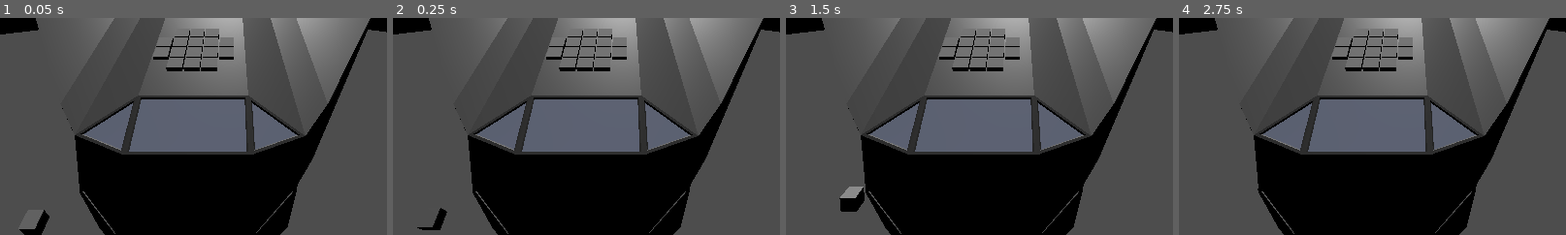
Above: before the commit, frames 1-4 (left to right).
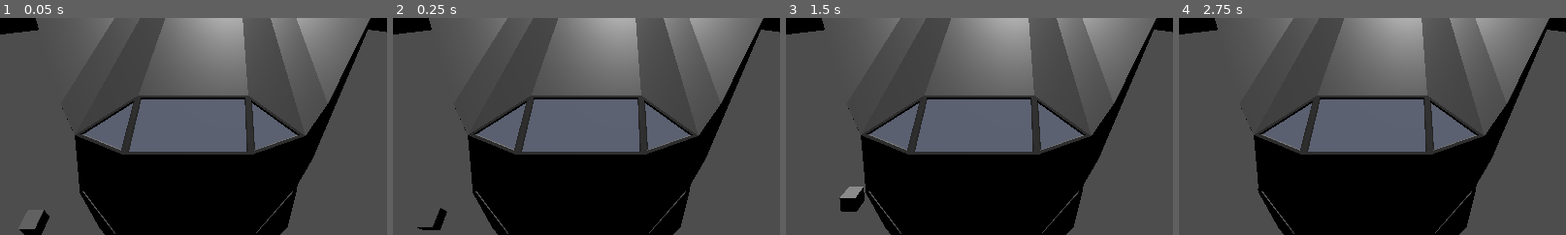
Above: after the commit, the same moments.

Repository: Xwilarg/LudumDare54
Game: Godot game, scene res://Scenes/Main.tscn
Same seed, same stepped clock (60 frames per second), same inputs: the game is played once before the commit and once after it.
Inputs:
- Up to frame 1 (0.05 s): no input
- Up to frame 2 (0.25 s): no input
- Up to frame 3 (1.5 s): click "Test" at 0.5 s; click "Test" at 1.25 s
- Up to frame 4 (2.75 s): click "Test" at 2 s
The pictures show only the part of the screen within x 20-70%, y 50-100%; the shares and areas given below are measured in that part.

The runs differ from the first frame. In frame 1, 1.0% of the frame differs, in the area x 39-61%, y 4-25%; in frame 2, 1.0%; in frame 3, 1.0%; in frame 4, 1.0%.
Error after the commit: Invalid call. Nonexistent function 'map' in base 'Nil'. (res://Scripts/GridManager.gd:9)

Commit message:
Add a new grid to ship

Diff:
--- a/Scenes/Main.tscn
+++ b/Scenes/Main.tscn
@@ -25,15 +25,23 @@
 .XXX."
 
 [node name="CollisionShape3D" type="CollisionShape3D" parent="spaceship"]
+[node name="Grid2" type="Node3D" parent="spaceship"]
+transform = Transform3D(1, 0, 0, 0, 1, 0, 0, 0, 1, -10, 0, 0)
+script = ExtResource("3_u2myk")
+raw_shape = "XX
+XX
+XX
+XX"
 
 [node name="DirectionalLight3D" type="DirectionalLight3D" parent="."]
 transform = Transform3D(1, 0, 0, 0, -0.907668, 0.41969, 0, -0.41969, -0.907668, 0, 46.1794, 0)
 
 [node name="Camera3D" type="Camera3D" parent="."]
 transform = Transform3D(1, 0, 0, 0, 0.84202, 0.539447, 0, -0.539447, 0.84202, 2.08535, 20.1394, 20.5378)
+current = true
 
 [node name="GridManager" parent="." node_paths=PackedStringArray("grid_ref") instance=ExtResource("2_obdl2")]
-grid_ref = NodePath("../spaceship/Grid")
+grid_ref = [NodePath("../spaceship/Grid"), NodePath("../spaceship/Grid2")]
 
 [node name="UI" type="Control" parent="."]
 layout_mode = 3
Not shown: 1 places in Scenes/GameManager.tscn that only renumber resources
Not shown: 1 places in Scenes/GridManager.tscn that only renumber resources
